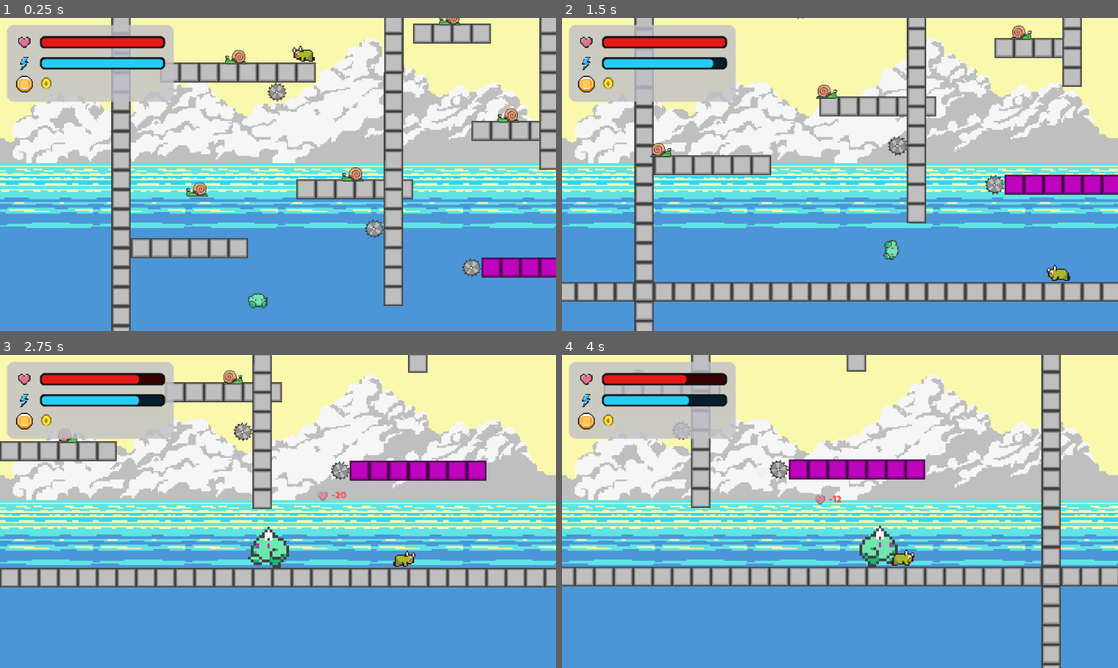
Above: before the commit, frames 1-4 (two rows, left to right).
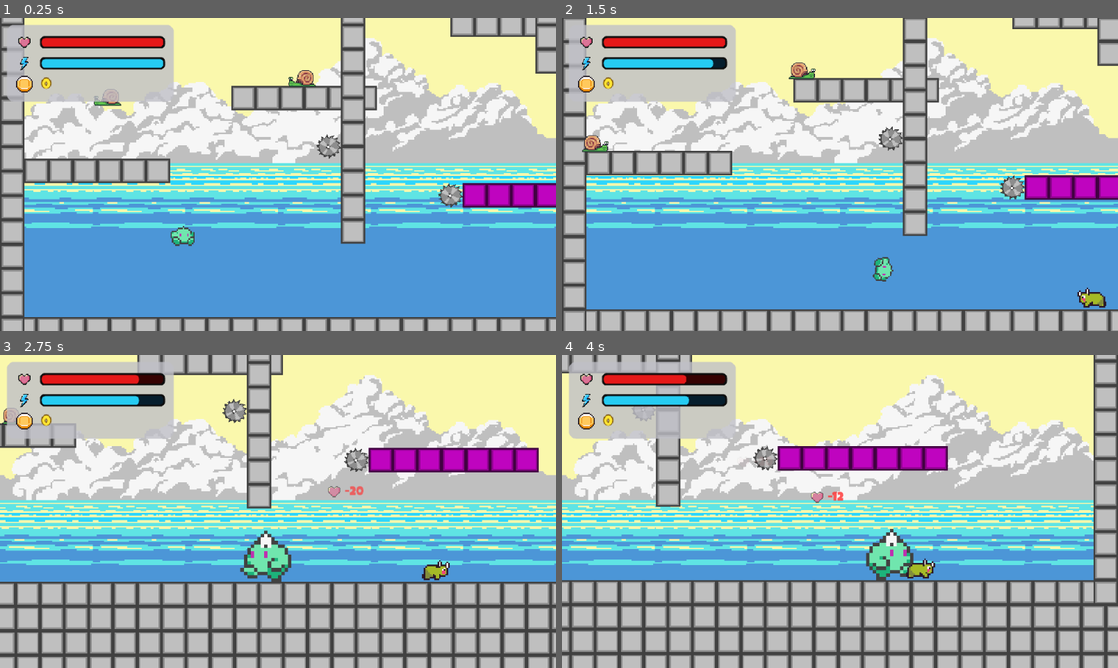
Above: after the commit, the same moments.

Repository: gavalanche87/puffle
Game: Godot game, scene res://scenes/VerticalTestScene.tscn
Two runs of this game, one before a commit and one after it. Both use one fixed random seed, a clock stepped at 60 frames per second and the inputs below.
Inputs:
- Up to frame 1 (0.25 s): no input
- Up to frame 2 (1.5 s): tap Enter (ui_accept) at 0.5, 0.77 s; hold Right (ui_right) from 0.53 s (still down); tap Z (toggle_mode) at 0.6, 1.35 s
- Up to frame 3 (2.75 s): tap Enter (ui_accept) at 1.52 s; release Right (ui_right) at 2.03 s; hold Left (ui_left) from 2.03 s (still down); tap Z (toggle_mode) at 2.1 s
- Up to frame 4 (4 s): release Left (ui_left) at 2.78 s; hold Right (ui_right) from 2.78 s (still down); tap Z (toggle_mode) at 2.85, 3.6 s; tap Enter (ui_accept) at 3.02, 3.77 s

The runs differ from the first frame. In frame 1, 30% of the frame differs, in the area x 0-100%, y 0-100%; in frame 2, 29%; in frame 3, 42%; in frame 4, 43%.

Commit message:
Implement saw sound effect, update camera zoom and tracking logic

Diff:
--- a/project.godot
+++ b/project.godot
@@ -40,3 +40,6 @@
 renderer/rendering_method="mobile"
 2d/snap/snap_2d_transforms_to_pixel=true
 2d/snap/snap_2d_vertices_to_pixel=true
+
+[autoload]
+AudioManager="*res://scripts/audio_manager.gd"
--- a/scenes/Ground.tscn
+++ b/scenes/Ground.tscn
@@ -19,5 +19,29 @@
 region_enabled = true
 region_rect = Rect2(0, 0, 2208, 32)
 
+[node name="Visual" type="Sprite2D" parent="Visual" unique_id=621243810]
+texture_filter = 1
+texture_repeat = 2
+position = Vector2(0, 32)
+texture = ExtResource("2")
+region_enabled = true
+region_rect = Rect2(0, 0, 2208, 32)
+
+[node name="Visual" type="Sprite2D" parent="Visual/Visual" unique_id=1021427772]
+texture_filter = 1
+texture_repeat = 2
+position = Vector2(0, 32)
+texture = ExtResource("2")
+region_enabled = true
+region_rect = Rect2(0, 0, 2208, 32)
+
+[node name="Visual" type="Sprite2D" parent="Visual/Visual/Visual" unique_id=2101526229]
+texture_filter = 1
+texture_repeat = 2
+position = Vector2(0, 32)
+texture = ExtResource("2")
+region_enabled = true
+region_rect = Rect2(0, 0, 2208, 32)
+
 [node name="CollisionShape2D" type="CollisionShape2D" parent="." unique_id=738769069]
 shape = SubResource("RectangleShape2D_lr1lr")
--- a/scenes/Player.tscn
+++ b/scenes/Player.tscn
@@ -170,7 +170,7 @@
 [node name="Camera2D" type="Camera2D" parent="." unique_id=2056619036]
 top_level = true
 position = Vector2(0, -32)
-zoom = Vector2(0.7, 0.7)
+zoom = Vector2(0.875, 0.875)
 position_smoothing_enabled = true
 position_smoothing_speed = 6.0
 
--- a/scenes/VerticalTestScene.tscn
+++ b/scenes/VerticalTestScene.tscn
@@ -42,7 +42,7 @@
 
 [node name="Ground" parent="World/Platforms" unique_id=1453284424 instance=ExtResource("ground_scene")]
 position = Vector2(0, 768)
-length_tiles = 250
+length_tiles = 33
 visual_offset = Vector2(16, 16)
 collision_offset = Vector2(16, 16)
 
@@ -183,15 +183,19 @@
 position = Vector2(192, -4672)
 length_tiles = 4
 
+[node name="CeilingPlatform" parent="World/Platforms" unique_id=1933199367 instance=ExtResource("platform_scene")]
+position = Vector2(0, -4960)
+length_tiles = 33
+
 [node name="Walls" type="Node2D" parent="World" unique_id=1218809112]
 
 [node name="LeftWall" parent="World/Walls" unique_id=789423377 instance=ExtResource("wall_scene")]
-position = Vector2(-512, 0)
-length_tiles = 350
+position = Vector2(-512, -2080)
+length_tiles = 180
 
 [node name="RightWall" parent="World/Walls" unique_id=1335665259 instance=ExtResource("wall_scene")]
-position = Vector2(512, 0)
-length_tiles = 350
+position = Vector2(512, -2080)
+length_tiles = 180
 
 [node name="InnerWallA" parent="World/Walls" unique_id=437141480 instance=ExtResource("wall_scene")]
 position = Vector2(-64, 288)
@@ -337,7 +341,7 @@
 position = Vector2(-32, 64)
 
 [node name="Goal" parent="World" unique_id=159913275 instance=ExtResource("3")]
-position = Vector2(320, -4800)
+position = Vector2(320, -4896)
 scale = Vector2(4, 4)
 next_scene_path = "res://scenes/MainLevel.tscn"
 
--- /dev/null
+++ b/scripts/audio_manager.gd
@@ -0,0 +1,33 @@
+extends Node
+
+var saw_stream: AudioStreamMP3
+var saw_player: AudioStreamPlayer
+var saw_visible_count: int = 0
+
+func _ready() -> void:
+	# Initialize the saw sound player
+	saw_stream = load("res://assets/sound/saw.mp3")
+	if saw_stream:
+		saw_stream.loop = true
+
+	saw_player = AudioStreamPlayer.new()
+	saw_player.stream = saw_stream
+	# Set a reasonable volume, maybe -10 dB because mechanical sounds can be loud
+	saw_player.volume_db = -10.0
+	add_child(saw_player)
+
+func add_saw_on_screen() -> void:
+	saw_visible_count += 1
+	_update_saw_sound()
+
+func remove_saw_on_screen() -> void:
+	saw_visible_count = max(0, saw_visible_count - 1)
+	_update_saw_sound()
+
+func _update_saw_sound() -> void:
+	if saw_visible_count > 0:
+		if not saw_player.playing:
+			saw_player.play()
+	else:
+		if saw_player.playing:
+			saw_player.stop()
--- a/scripts/hazard_saw.gd
+++ b/scripts/hazard_saw.gd
@@ -3,11 +3,38 @@
 @export var damage: int = 20
 @export var rotation_speed_degrees: float = 300.0
 
+var _is_on_screen: bool = false
+var _notifier: VisibleOnScreenNotifier2D
+
 func _ready() -> void:
 	add_to_group("hazards")
+
+	_notifier = VisibleOnScreenNotifier2D.new()
+	# Set rect slightly larger than collision shape to avoid flickering at edges
+	_notifier.rect = Rect2(-16, -16, 32, 32)
+	_notifier.screen_entered.connect(_on_screen_entered)
+	_notifier.screen_exited.connect(_on_screen_exited)
+	add_child(_notifier)
 
 func _process(delta: float) -> void:
 	rotation += deg_to_rad(rotation_speed_degrees) * delta
 
 func get_damage_amount() -> int:
 	return damage
+
+func _on_screen_entered() -> void:
+	if not _is_on_screen:
+		_is_on_screen = true
+		get_tree().root.get_node("AudioManager").add_saw_on_screen()
+
+func _on_screen_exited() -> void:
+	if _is_on_screen:
+		_is_on_screen = false
+		get_tree().root.get_node("AudioManager").remove_saw_on_screen()
+
+func _exit_tree() -> void:
+	if _is_on_screen:
+		# Use get_node_or_null just in case scene tree is already clearing
+		var manager = get_tree().root.get_node_or_null("AudioManager")
+		if manager:
+			manager.remove_saw_on_screen()
--- a/scripts/player.gd
+++ b/scripts/player.gd
@@ -1,6 +1,6 @@
 extends CharacterBody2D
 
-enum PlayerMode { SMALL, BIG }
+enum PlayerMode {SMALL, BIG}
 
 @export var small_speed: float = 320.0
 @export var small_gravity: float = 700.0
@@ -97,6 +97,19 @@
 	_apply_mode(mode, false)
 	hurtbox.area_entered.connect(_on_hurtbox_area_entered)
 	camera_offset = camera.position
+
+	# Set up camera bounds based on Ground object
+	# We search recursively since Ground might not be a direct sibling
+	var ground = get_tree().current_scene.find_child("Ground", true, false)
+	if ground and camera:
+		var start_x = ground.global_position.x
+		# Retrieve length_tiles if available, default to 0 if not found
+		var length = ground.get("length_tiles")
+		if length:
+			var width = length * 32 # Assuming 32px per tile based on Ground implementation
+			camera.limit_left = int(start_x - width / 2)
+			camera.limit_right = int(start_x + width / 2)
+
 	_update_camera(true)
 	if sprite:
 		sprite.flip_h = true
@@ -410,9 +423,21 @@
 		return
 	var target := global_position + camera_offset
 	if force:
+		camera.position_smoothing_enabled = false
 		camera.global_position = target
-	else:
-		camera.global_position = camera.global_position.lerp(target, 0.2)
+		camera.position_smoothing_speed = 6.0 # Reset to default
+	else:
+		camera.position_smoothing_enabled = true
+		var lerp_speed := 0.2
+
+		# If falling fast in big mode, use much faster smoothing to keep up
+		if mode == PlayerMode.BIG and velocity.y > 500.0:
+			camera.position_smoothing_speed = 20.0
+			lerp_speed = 1.0 # Also snap manual lerp for responsiveness
+		else:
+			camera.position_smoothing_speed = 6.0 # Default speed
+
+		camera.global_position = camera.global_position.lerp(target, lerp_speed)
 
 func _update_facing(wall_sliding: bool) -> void:
 	if not sprite:
Not shown, added: assets/sound/saw.mp3.import
Not shown, added: scripts/audio_manager.gd.uid
Not shown, added: assets/sound/saw.mp3
